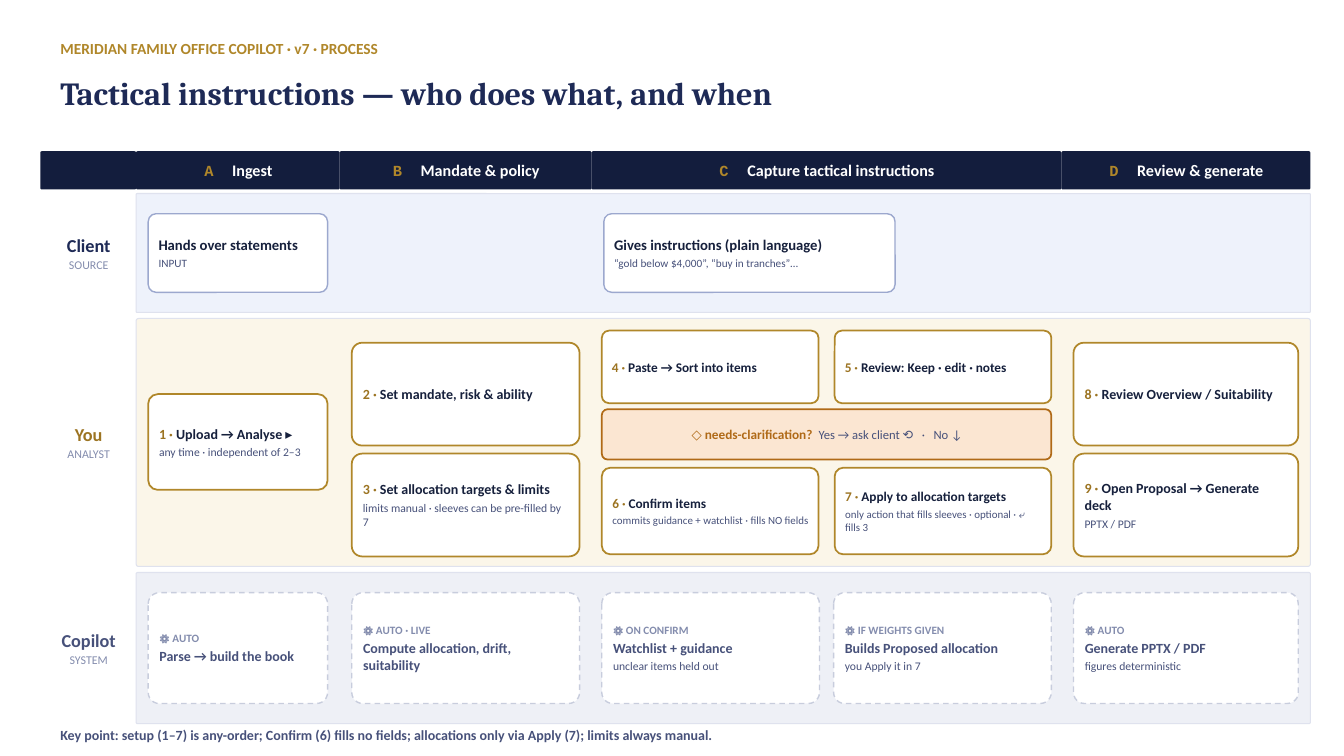
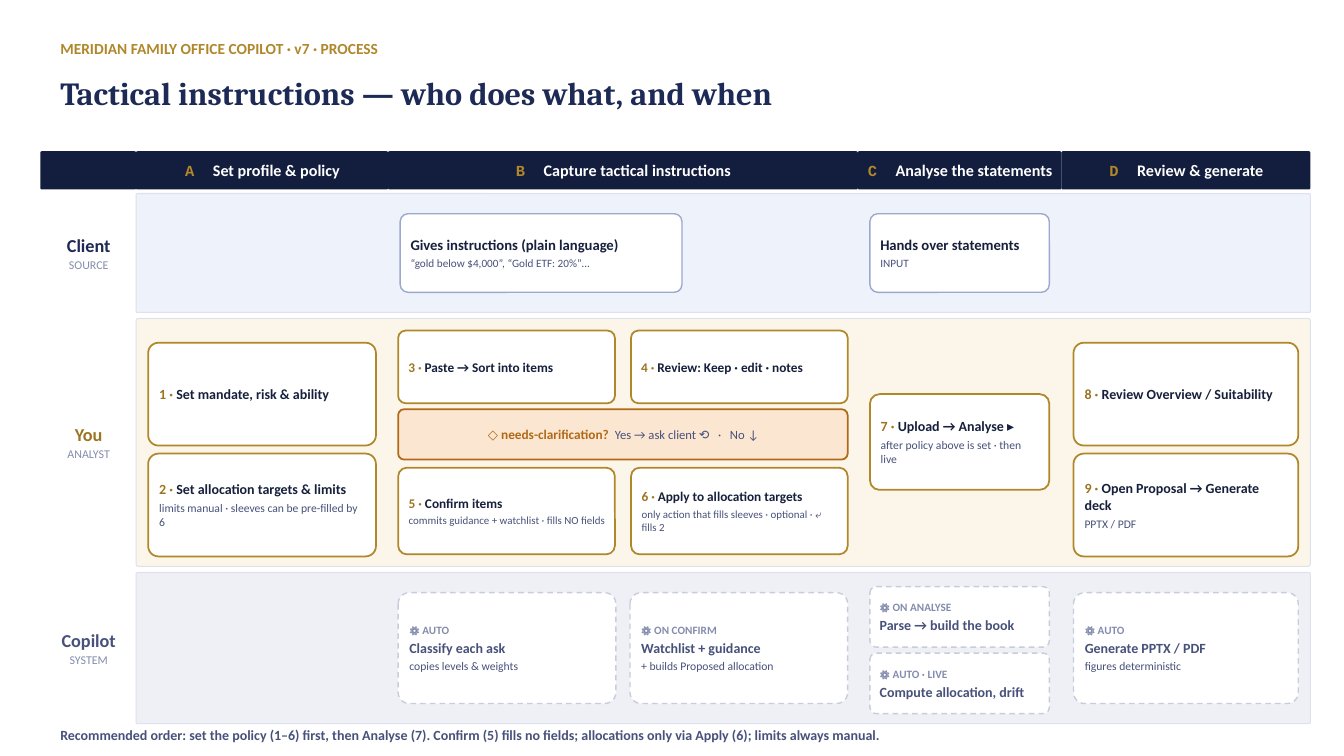
Before and after one commit to desmond108/family-office-copilot, a slide deck: slide 2 of Tactical_Swimlane.pptx. Drawn at 1344x756 pixels with LibreOffice and Linux fonts; fonts in the diff are those of the drawing. Boxes give left, top, right and bottom in pixels: in the first picture for what was removed or moved away, otherwise in the second. Text is boxed around its words. In the diff, an @@ line names an element or a change of style, - is before the commit and + after.

```diff
--- a/Tactical_Swimlane.pptx
+++ b/Tactical_Swimlane.pptx
@@ rounded rectangle "A Set profile & policy": place and size @@
-rounded rectangle "A Set profile & policy" at <box>136,151,340,190</box>
+rounded rectangle "A Set profile & policy" at <box>136,151,388,190</box>
@@ text in rounded rectangle at <box>185,164,340,179</box>: text changed @@
-A Ingest
+A Set profile & policy
@@ rounded rectangle "B Capture tactical instructions": place and size @@
-rounded rectangle "B Capture tactical instructions" at <box>340,151,592,190</box>
+rounded rectangle "B Capture tactical instructions" at <box>388,151,858,190</box>
@@ text in rounded rectangle at <box>516,164,731,179</box>: text changed @@
-B Mandate & policy
+B Capture tactical instructions
@@ rounded rectangle "C Analyse the statements": place and size @@
-rounded rectangle "C Analyse the statements" at <box>592,151,1062,190</box>
+rounded rectangle "C Analyse the statements" at <box>858,151,1062,190</box>
@@ text in rounded rectangle at <box>868,164,1053,179</box>: text changed @@
-C Capture tactical instructions
+C Analyse the statements
@@ rounded rectangle "Gives instructions (plain language)": place and size @@
-rounded rectangle "Gives instructions (plain language)" at <box>604,214,895,292</box>
+rounded rectangle "Gives instructions (plain language)" at <box>400,214,683,292</box>
@@ rounded rectangle "Hands over statements": place and size @@
-rounded rectangle "Hands over statements" at <box>148,214,328,292</box>
+rounded rectangle "Hands over statements" at <box>870,214,1050,292</box>
@@ text in rounded rectangle at <box>411,259,590,269</box>: text changed @@
-“gold below $4,000”, “buy in tranches”…
+“gold below $4,000”, “Gold ETF: 20%”…
@@ 3 rounded rectangles: place and size @@
-3 rounded rectangles at <box>352,343,1052,557</box>
+3 rounded rectangles at <box>148,343,848,557</box>
@@ rounded rectangle added at <box>398,331,615,403</box>, fill #FFFFFF, outline #B0872A 1.25 pt, 9.5 pt, text #16203C, bold @@
+3 · Paste → Sort into items
@@ rounded rectangle removed at <box>835,331,1052,403</box> @@
-5 · Review: Keep · edit · notes
@@ text in rounded rectangle at <box>159,389,329,402</box>: text changed @@
-2 · Set mandate, risk & ability
+1 · Set mandate, risk & ability
@@ text in rounded rectangle at <box>641,362,803,374</box>: text changed @@
-4 · Paste → Sort into items
+4 · Review: Keep · edit · notes
@@ rounded rectangle removed at <box>148,394,328,490</box> @@
-1 · Upload → Analyse ▸
-any time · independent of 2–3
@@ rounded rectangle "7 · Upload → Analyse ...": place and size @@
-rounded rectangle "7 · Upload → Analyse ..." at <box>835,468,1052,555</box>
+rounded rectangle "7 · Upload → Analyse ..." at <box>870,394,1050,490</box>
@@ text in rounded rectangle at <box>881,421,1021,463</box>: text changed; size 7.8 to 8.3 pt @@
-7 · Apply to allocation targets
-only action that fills sleeves · optional · ⤶ fills 3
+7 · Upload → Analyse ▸
+after policy above is set · then live
@@ rounded rectangle added at <box>398,468,615,555</box>, fill #FFFFFF, outline #B0872A 1.25 pt, 7.8 pt, text #47517A @@
+5 · Confirm items
+commits guidance + watchlist · fills NO fields
@@ text in rounded rectangle at <box>159,504,357,526</box>: text changed @@
-3 · Set allocation targets & limits
-limits manual · sleeves can be pre-filled by 7
+2 · Set allocation targets & limits
+limits manual · sleeves can be pre-filled by 6
@@ text in rounded rectangle at <box>642,491,808,531</box>: text changed @@
-6 · Confirm items
-commits guidance + watchlist · fills NO fields
+6 · Apply to allocation targets
+only action that fills sleeves · optional · ⤶ fills 2
@@ rounded rectangle "⚙ AUTO": place and size @@
-rounded rectangle "⚙ AUTO" at <box>148,593,328,704</box>
+rounded rectangle "⚙ AUTO" at <box>398,593,616,704</box>
@@ 3 rounded rectangles: place and size @@
-3 rounded rectangles at <box>602,331,820,704</box>
+3 rounded rectangles at <box>630,331,848,704</box>
@@ rounded rectangle removed at <box>834,593,1052,704</box> @@
-⚙ IF WEIGHTS GIVEN
-Builds Proposed allocation
-you Apply it in 7
@@ rounded rectangle added at <box>870,587,1050,647</box>, fill #FFFFFF, outline #C8CDDD 1 pt dashed, 10 pt, text #47517A, bold @@
+⚙ ON ANALYSE
+Parse → build the book
@@ text in rounded rectangle at <box>409,643,518,672</box>: text changed; size 10 to 8.3 pt; bold off @@
-Parse → build the book
+Classify each ask
+copies levels & weights
@@ rounded rectangle "⚙ AUTO · LIVE": place and size @@
-rounded rectangle "⚙ AUTO · LIVE" at <box>352,593,580,704</box>
+rounded rectangle "⚙ AUTO · LIVE" at <box>870,653,1050,714</box>
@@ text in rounded rectangle at <box>650,662,774,672</box>: text changed @@
-unclear items held out
++ builds Proposed allocation
@@ text in rounded rectangle at <box>880,687,1024,699</box>: text changed @@
-Compute allocation, drift, suitability
+Compute allocation, drift
@@ text at <box>60,730,879,742</box>: text changed @@
-Key point: setup (1–7) is any-order; Confirm (6) fills no fields; allocations only via Apply (7); limits always manual.
+Recommended order: set the policy (1–6) first, then Analyse (7). Confirm (5) fills no fields; allocations only via Apply (6); limits always manual.
```
Also in this commit, not shown: 1 other slide changed, 2 other files.
